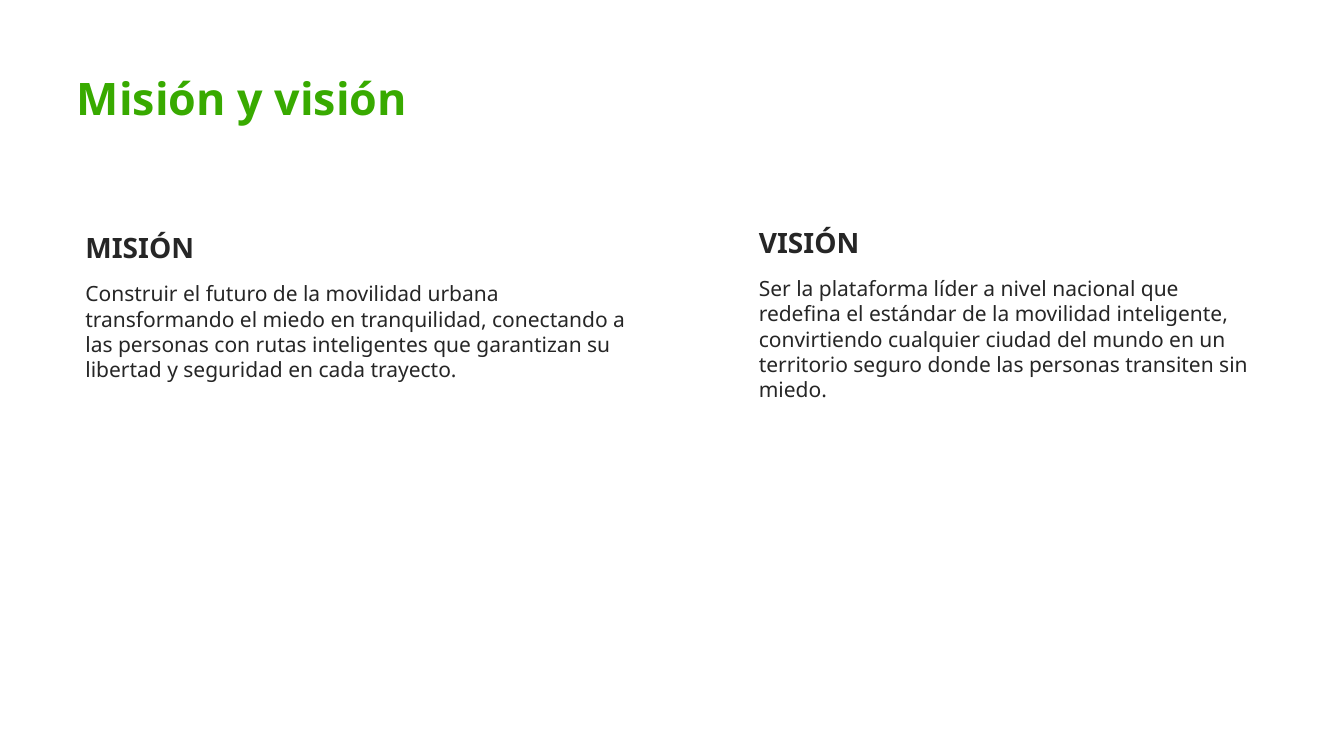
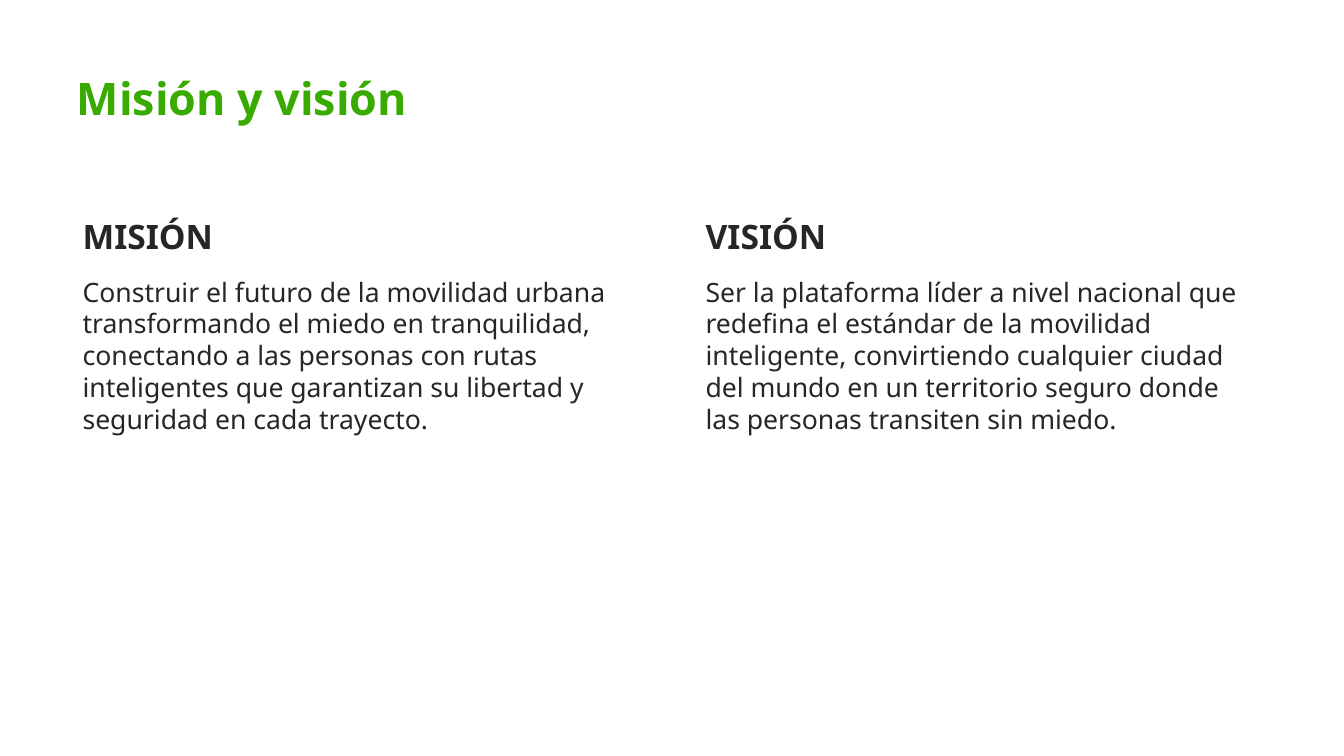
Before and after one commit to gabycastabaryo3-cmd/media-tecnica, a slide deck: slide 5 of docs/presentacion.pptx. Drawn at 1344x756 pixels with LibreOffice and Linux fonts; fonts in the diff are those of the drawing; background and template pictures are left out. Boxes give left, top, right and bottom in pixels: in the first picture for what was removed or moved away, otherwise in the second. Text is boxed around its words. In the diff, an @@ line names an element or a change of style, - is before the commit and + after.

```diff
--- a/docs/presentacion.pptx
+++ b/docs/presentacion.pptx
@@ text "MISIÓN" at <box>83,217,605,436</box>: size 20 to 24 pt in "MISIÓN"; size 15 to 19 pt; more space between paragraphs; less space between paragraphs; vertical alignment middle to top @@
@@ text "VISIÓN" at <box>706,217,1237,436</box>: size 20 to 24 pt in "VISIÓN"; size 15 to 19 pt; indent changed; more space between paragraphs; less space between paragraphs; vertical alignment middle to top @@
```
Also in this commit, not shown: 8 other slides changed, 2 other files.
